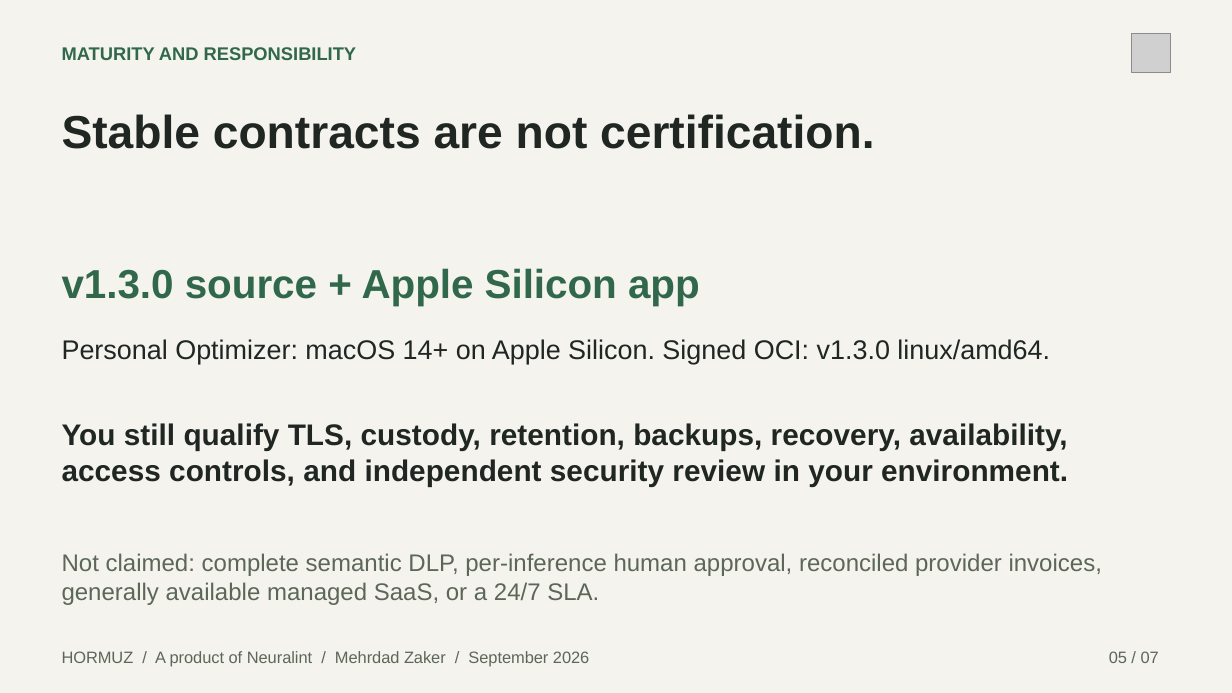
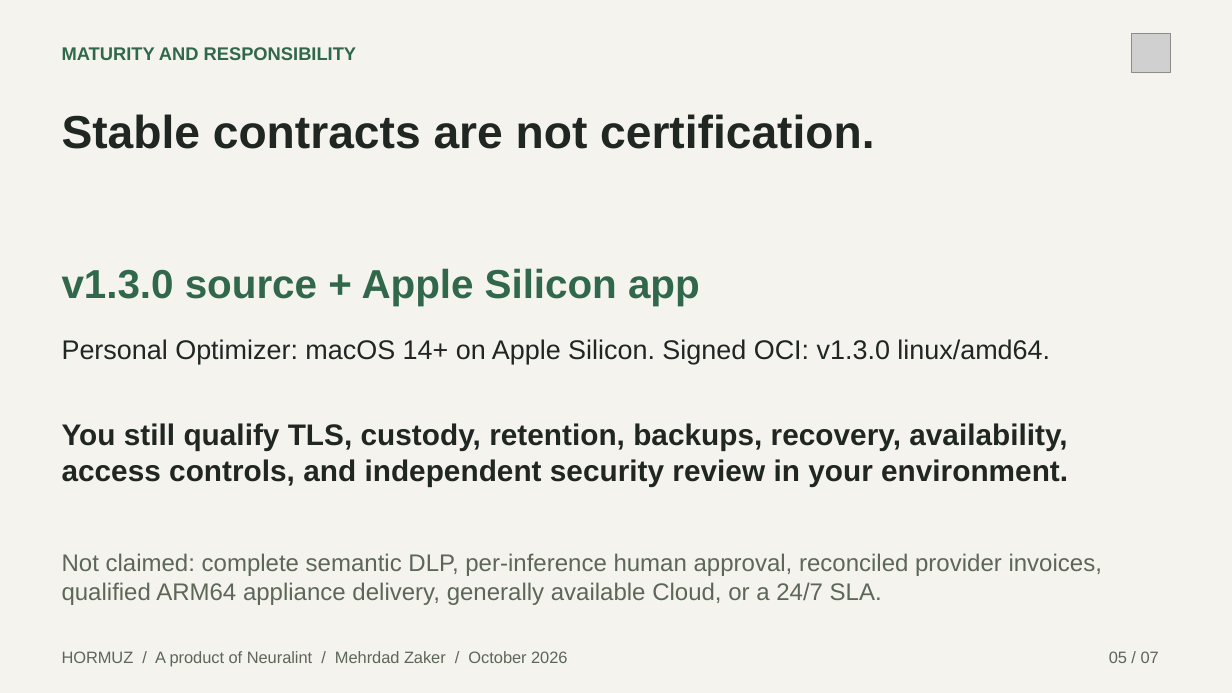
Before and after one commit to Xpounder-com/hormuz, a slide deck: slide 5 of website/public/downloads/hormuz-buyer-briefing.pptx. Drawn at 1232x693 pixels with LibreOffice and Linux fonts; fonts in the diff are those of the drawing; grey boxes stand for pictures. Boxes give left, top, right and bottom in pixels: in the first picture for what was removed or moved away, otherwise in the second. Text is boxed around its words. In the diff, an @@ line names an element or a change of style, - is before the commit and + after.

Commit message:
Make every Hormuz paid offer payable through the website

```diff
--- a/website/public/downloads/hormuz-buyer-briefing.pptx
+++ b/website/public/downloads/hormuz-buyer-briefing.pptx
@@ text at [62,553,1102,605]: text changed @@
-Not claimed: complete semantic DLP, per-inference human approval, reconciled provider invoices, generally available managed SaaS, or a 24/7 SLA.
+Not claimed: complete semantic DLP, per-inference human approval, reconciled provider invoices, qualified ARM64 appliance delivery, generally available Cloud, or a 24/7 SLA.
@@ text at [62,651,567,666]: text changed @@
-HORMUZ / A product of Neuralint / Mehrdad Zaker / September 2026
+HORMUZ / A product of Neuralint / Mehrdad Zaker / October 2026
```
Also in this commit, not shown: 5 other slides changed, 1 slide added, 1 slide removed, 45 other files.
